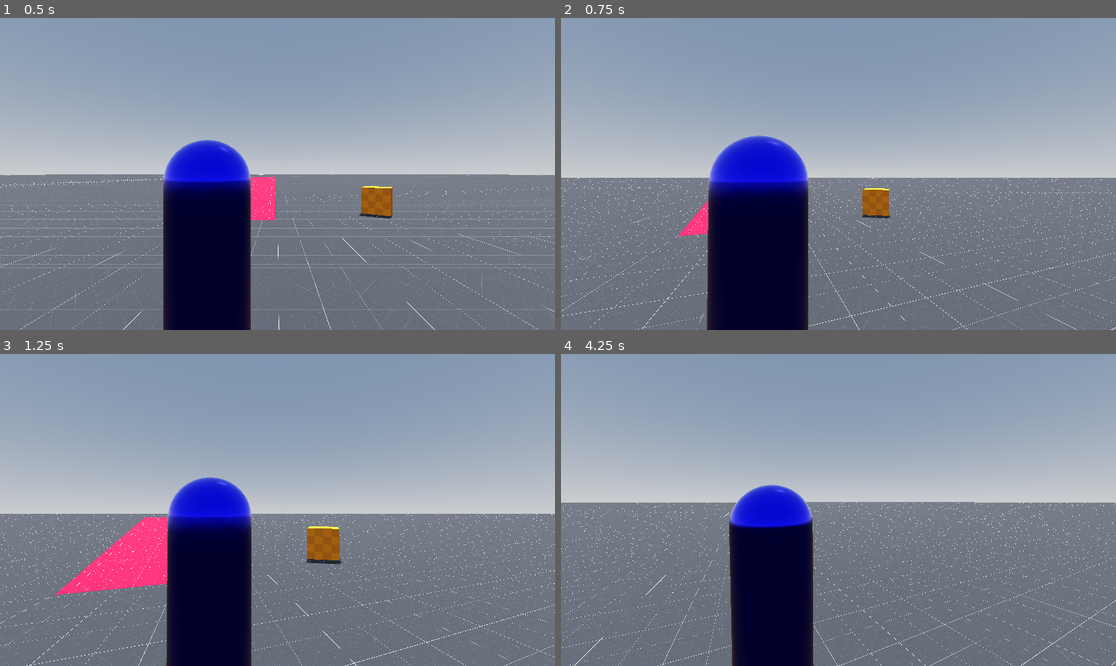
Above: before the commit, frames 1-4 (two rows, left to right).
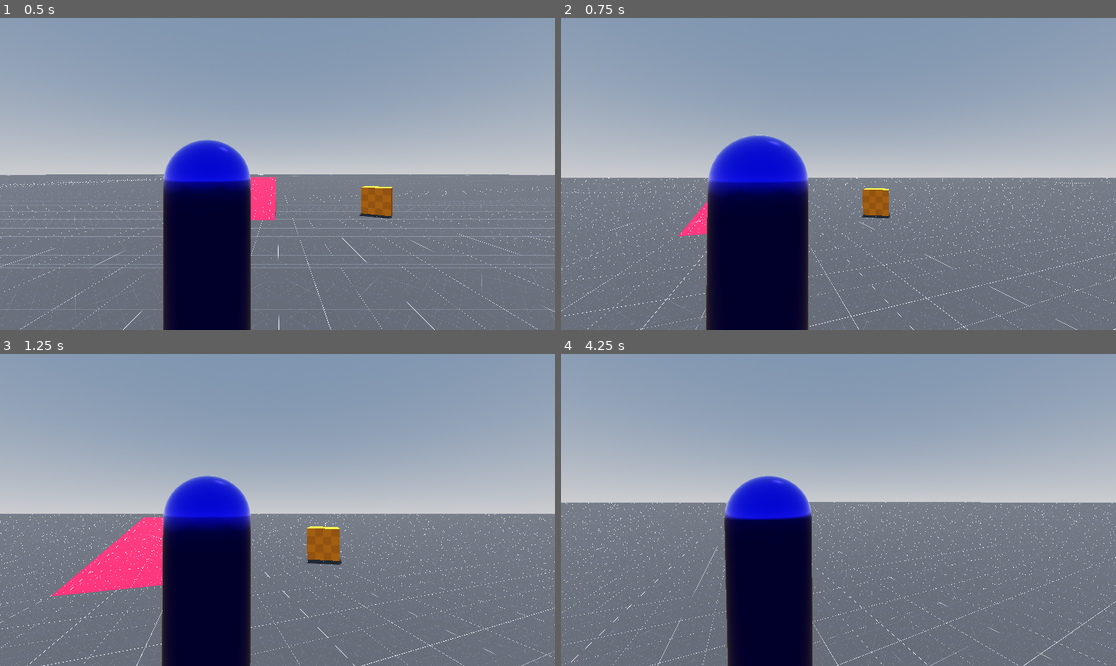
Above: after the commit, the same moments.

Repository: Mario-Florio/godot-third-person-controller
Game: Godot game, scene res://scenes/Test.tscn
Two runs of this game, one before a commit and one after it. Both use one fixed random seed, a clock stepped at 60 frames per second and the inputs below. The project has no main scene, so this scene is started directly.
Inputs (mouse positions are in pixels of both pictures, inside the frame that each line leads up to):
- Up to frame 1 (0.5 s): no input
- Up to frame 2 (0.75 s): move the mouse to (866, 174) at 0.52 s; hold W (forward) from 0.53 s (still down); right-click (866, 174) at 0.6 s
- Up to frame 3 (1.25 s): keep holding W (forward)
- Up to frame 4 (4.25 s): keep holding W (forward); move the mouse to (810, 510) at 1.27 s; tap Tab (swap_shoulder) at 1.35, 2.85 s; move the mouse to (849, 503) at 2.02 s; right-click (849, 503) at 2.1 s; move the mouse to (832, 516) at 2.77 s; move the mouse to (877, 513) at 3.52 s; right-click (877, 513) at 3.6 s

Frame 1 is identical in both runs. In frame 2, 2.5% of the frame differs, in the area x 0-100%, y 37-100%; in frame 3, 3.7%; in frame 4, 4.7%, in the area x 0-100%, y 38-100%.

Commit message:
Refactor intialization to be dependency-driven and self-finalizing

Diff:
--- a/src/scenes/Test.tscn
+++ b/src/scenes/Test.tscn
@@ -47,10 +47,6 @@
 albedo_texture = ExtResource("5_awxuf")
 uv1_triplanar = true
 
-[sub_resource type="Resource" id="Resource_fu3ou"]
-script = ExtResource("8_dovry")
-DEFAULT_SPRING_ARM_POSITION_X = 0.5
-
 [sub_resource type="Resource" id="Resource_8bdjt"]
 script = ExtResource("8_bhwsq")
 metadata/_custom_type_script = "uid://ng8frx7iperp"
@@ -65,6 +61,10 @@
 inputConfig = SubResource("Resource_8bdjt")
 viewConfig = SubResource("Resource_bhwsq")
 metadata/_custom_type_script = "uid://qtt5t44l0u7f"
+
+[sub_resource type="Resource" id="Resource_fu3ou"]
+script = ExtResource("8_dovry")
+DEFAULT_SPRING_ARM_POSITION_X = 0.5
 
 [node name="world" type="Node3D" unique_id=1023953965]
 
@@ -107,13 +107,13 @@
 size = Vector3(2.3862305, 1, 5.7128906)
 
 [node name="ThirdPersonCharacter" parent="." unique_id=1363432022 node_paths=PackedStringArray("controller") instance=ExtResource("9_sxdnt")]
-controller = NodePath("../ThirdPersonController")
+controller = NodePath("ThirdPersonController")
+
+[node name="ThirdPersonController" type="Node3D" parent="ThirdPersonCharacter" unique_id=1347378441 node_paths=PackedStringArray("initialView")]
+script = ExtResource("10_bxsth")
+config = SubResource("Resource_xftjw")
+initialView = NodePath("../../FollowCameraMount3D")
 
 [node name="FollowCameraMount3D" parent="." unique_id=484763819 node_paths=PackedStringArray("follow_target") instance=ExtResource("9_jbd4l")]
 follow_target = NodePath("../ThirdPersonCharacter")
 config = SubResource("Resource_fu3ou")
-
-[node name="ThirdPersonController" type="Node3D" parent="." unique_id=1347378441 node_paths=PackedStringArray("initialView")]
-script = ExtResource("10_bxsth")
-config = SubResource("Resource_xftjw")
-initialView = NodePath("../FollowCameraMount3D")
--- a/src/scripts/ThirdPersonCharacter.gd
+++ b/src/scripts/ThirdPersonCharacter.gd
@@ -6,7 +6,9 @@
 @export var controller: ThirdPersonController
 @export var animationTree: AnimationTree
 
-func _ready() -> void:
+func _ready():
+	assert(controller != null)
+
 	controller.characterBody = self
 	controller.animationTree = animationTree
 
--- a/src/scripts/ThirdPersonController.gd
+++ b/src/scripts/ThirdPersonController.gd
@@ -2,18 +2,50 @@
 extends Node3D
 
 # Resources
-@export var config := ThirdPersonControllerConfig.new()
+@export var config := ThirdPersonControllerConfig.new():
+	set(value):
+		config = value
+		_attempt_init()
 
 # Nodes
 ## Starting view for character. Required if not using dynamic view discovery.
-@export var initialView   : ViewInterface
-@export var characterBody : CharacterBody3D
-@export var animationTree : AnimationTree
+@export var initialView   : ViewInterface:
+	set(value):
+		initialView = value
+		_attempt_init()
+@export var characterBody : CharacterBody3D:
+	set(value):
+		characterBody = value
+		_attempt_init()
+@export var animationTree : AnimationTree:
+	set(value):
+		animationTree = value
+		_attempt_init()
 
-@onready var intentRealizationPipeline := IntentRealizationPipeline.new()
+# Infrastructure
+var intentRealizationPipeline: IntentRealizationPipeline
+
+var _initialized := false
 
 func _ready() -> void:
 	Input.mouse_mode = Input.MOUSE_MODE_CAPTURED
+
+func _input(event: InputEvent) -> void:
+	if !_initialized: return
+
+	intentRealizationPipeline.notify(event)
+
+func _physics_process(delta: float) -> void:
+	if !_initialized: return
+
+	intentRealizationPipeline.run(delta)
+
+# Utils
+func _attempt_init() -> void:
+	if _initialized: return
+	if characterBody == null: return
+
+	intentRealizationPipeline = IntentRealizationPipeline.new()
 
 	intentRealizationPipeline.setup(
 		config,
@@ -22,9 +54,4 @@
 		animationTree
 	)
 
-func _input(event: InputEvent) -> void:
-	intentRealizationPipeline.notify(event)
-
-func _physics_process(delta: float) -> void:
-
-	intentRealizationPipeline.run(delta)
+	_initialized = true
